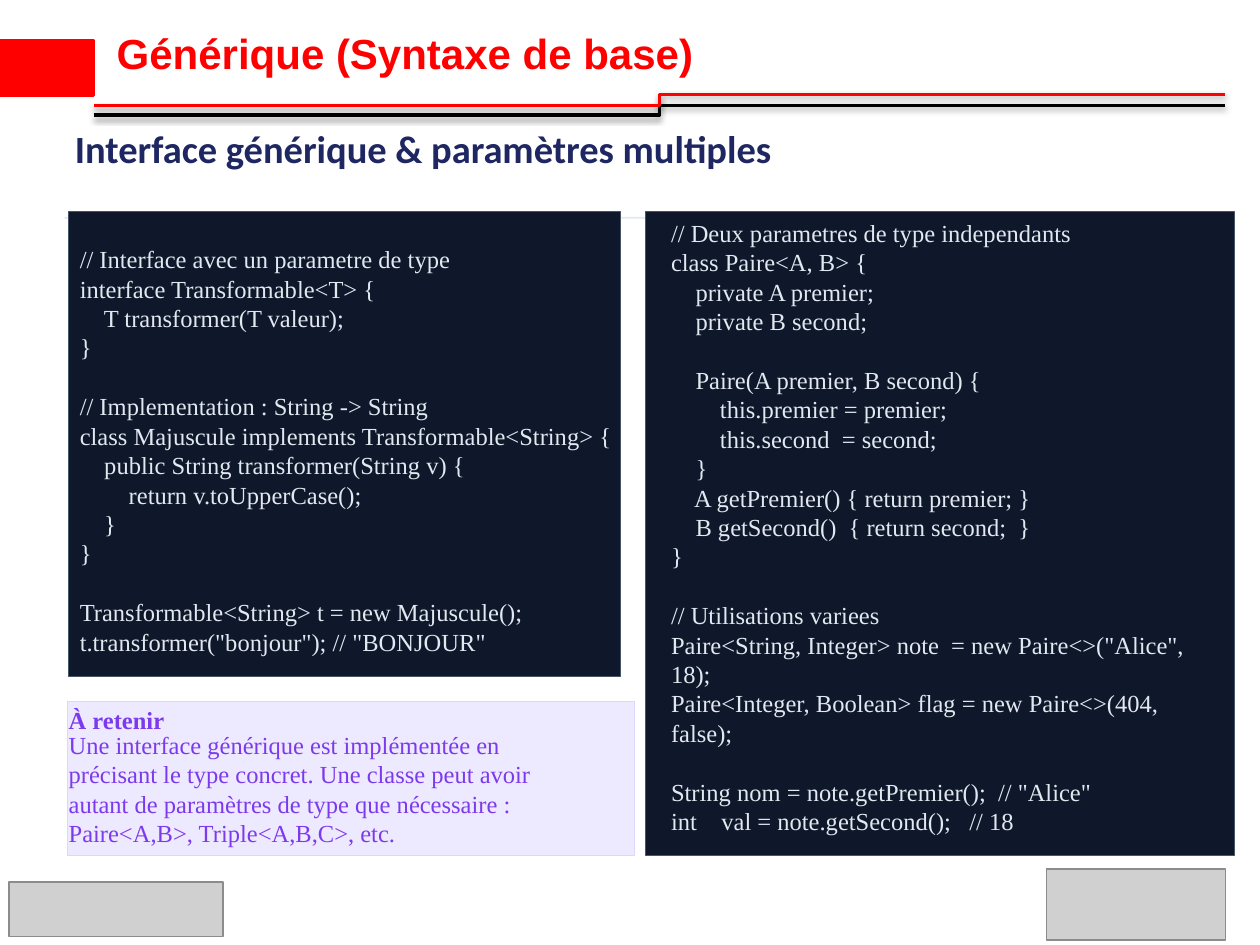
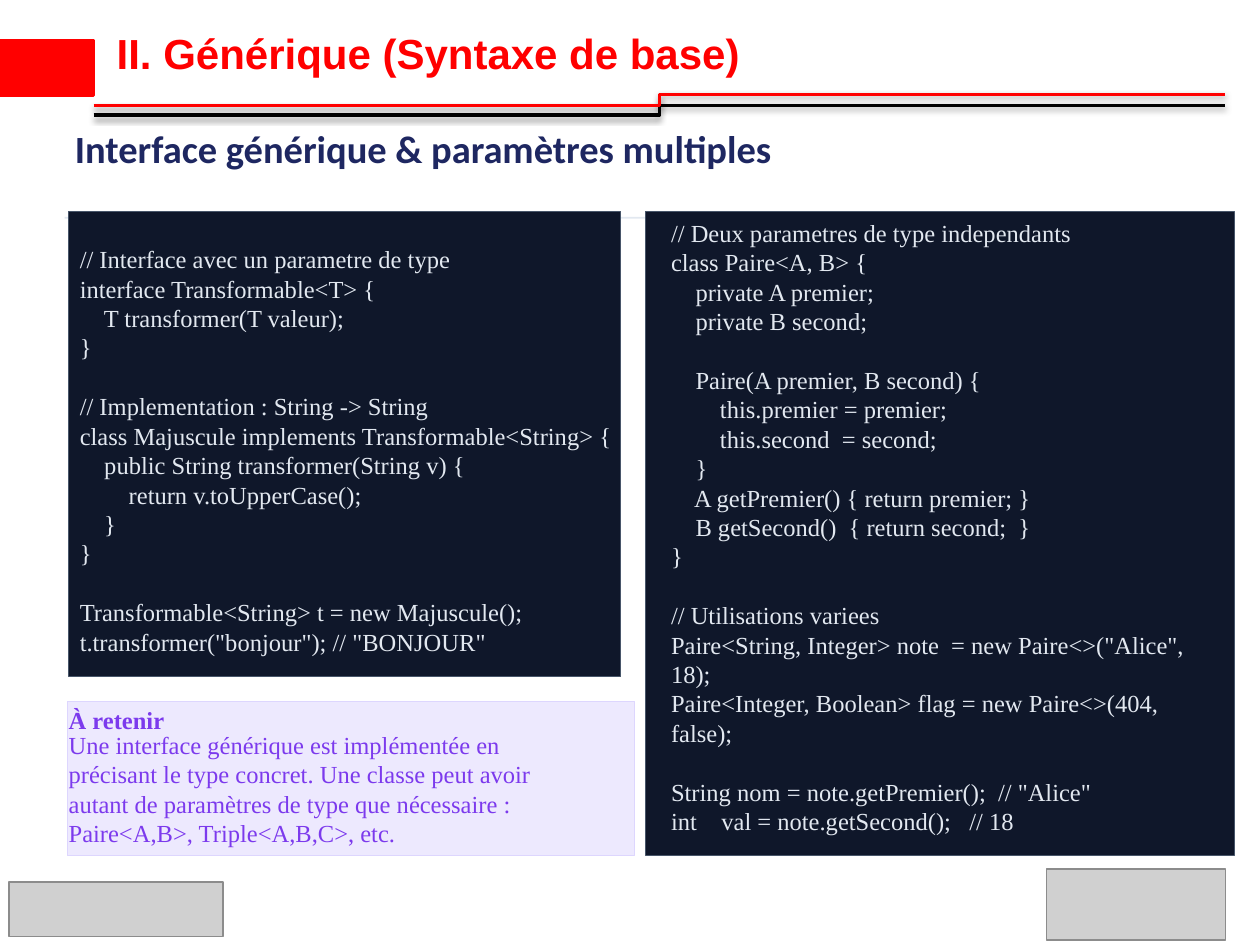
Before and after one commit to ibrahimsava/Osis-training-in-java, a slide deck: slide 8 of osis_presentation_Ibrahim_SAVADOGO_S3.pptx. Drawn at 1260x945 pixels with LibreOffice and Linux fonts; fonts in the diff are those of the drawing; grey boxes stand for pictures; background and template pictures are left out. Boxes give left, top, right and bottom in pixels: in the first picture for what was removed or moved away, otherwise in the second. Text is boxed around its words. In the diff, an @@ line names an element or a change of style, - is before the commit and + after.

```diff
--- a/osis_presentation_Ibrahim_SAVADOGO_S3.pptx
+++ b/osis_presentation_Ibrahim_SAVADOGO_S3.pptx
@@ title at (x1=117, y1=38, x2=740, y2=77): text changed @@
-Générique (Syntaxe de base)
+II. Générique (Syntaxe de base)
```
Also in this commit, not shown: 9 other slides changed, 10 slides added, 9 slides removed, 2 other files.
